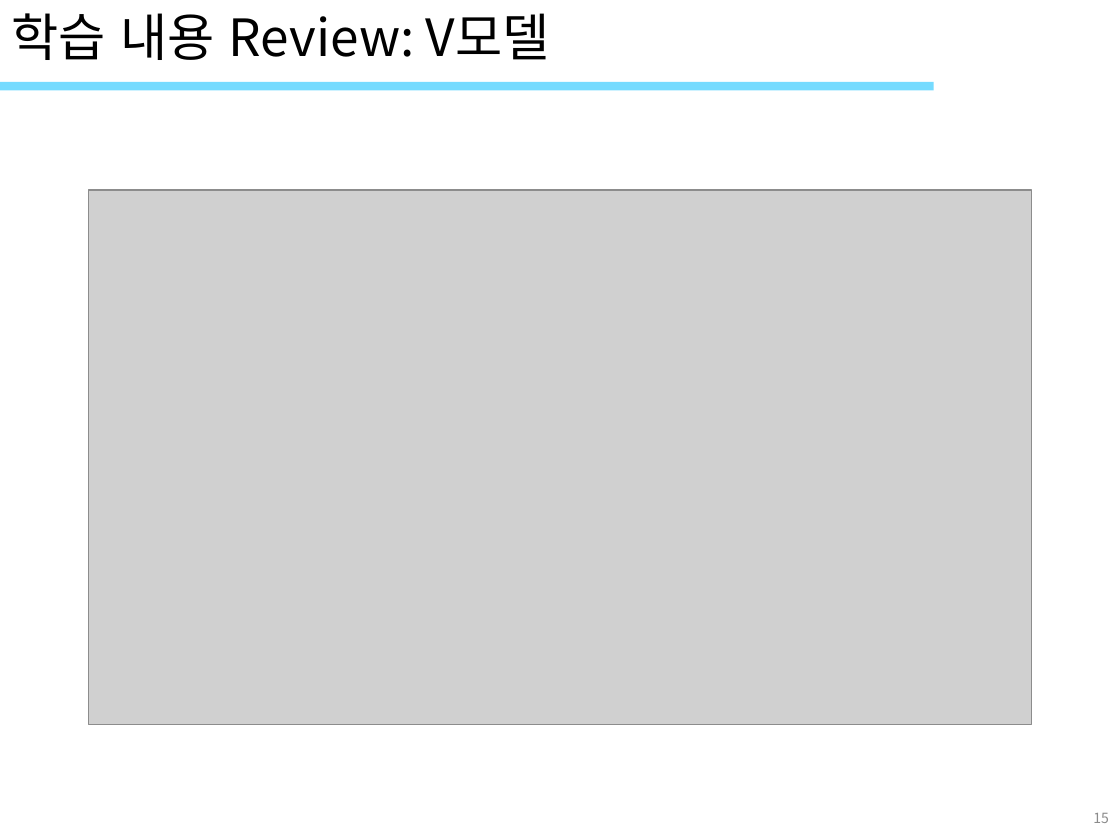
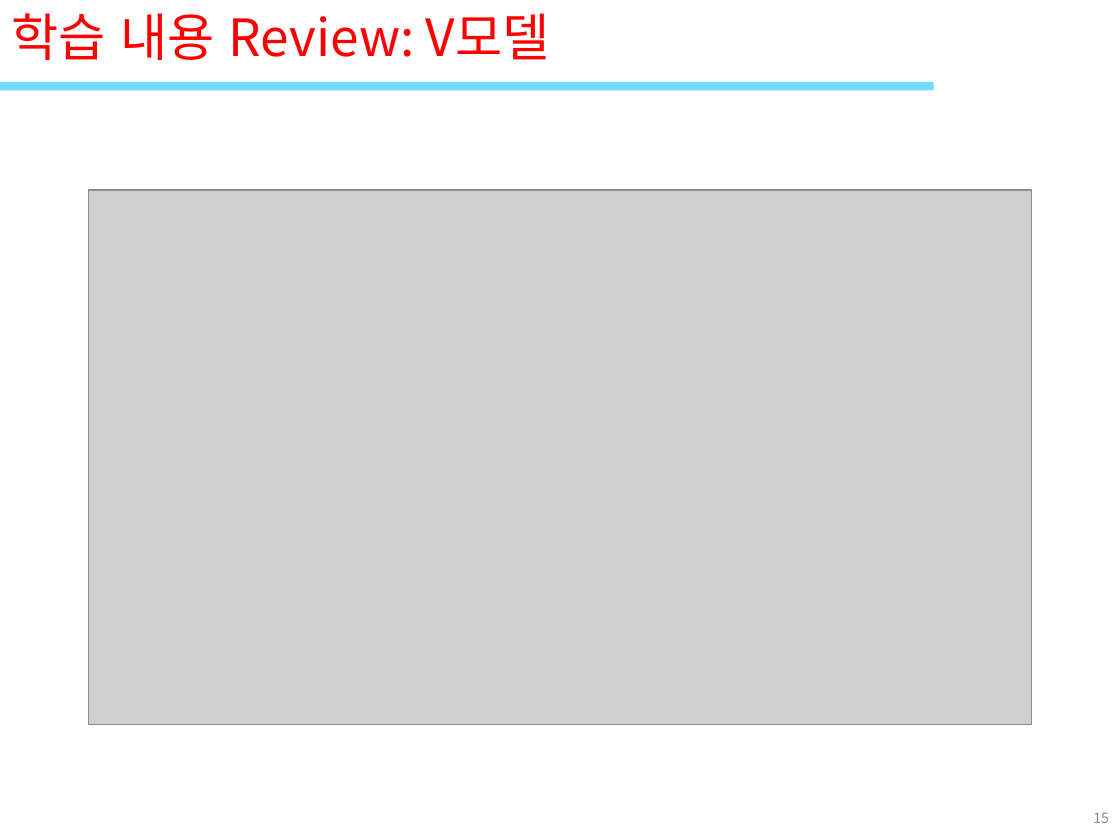
Before and after one commit to ImSeongMuk/study, a slide deck: slide 15 of sw운영 테스트/4_SW운영테스트(테스트).pptx. Drawn at 1120x840 pixels with LibreOffice and Linux fonts; fonts in the diff are those of the drawing; grey boxes stand for pictures; background and template pictures are left out. Boxes give left, top, right and bottom in pixels: in the first picture for what was removed or moved away, otherwise in the second. Text is boxed around its words. In the diff, an @@ line names an element or a change of style, - is before the commit and + after.

```diff
--- a/sw운영 테스트/4_SW운영테스트(테스트).pptx
+++ b/sw운영 테스트/4_SW운영테스트(테스트).pptx
@@ title "학습 내용 Review: V모델" at bbox=[11, 13, 550, 60]: text colour #000000 to #FF0000 @@
```
Also in this commit, not shown: 1 other file.
